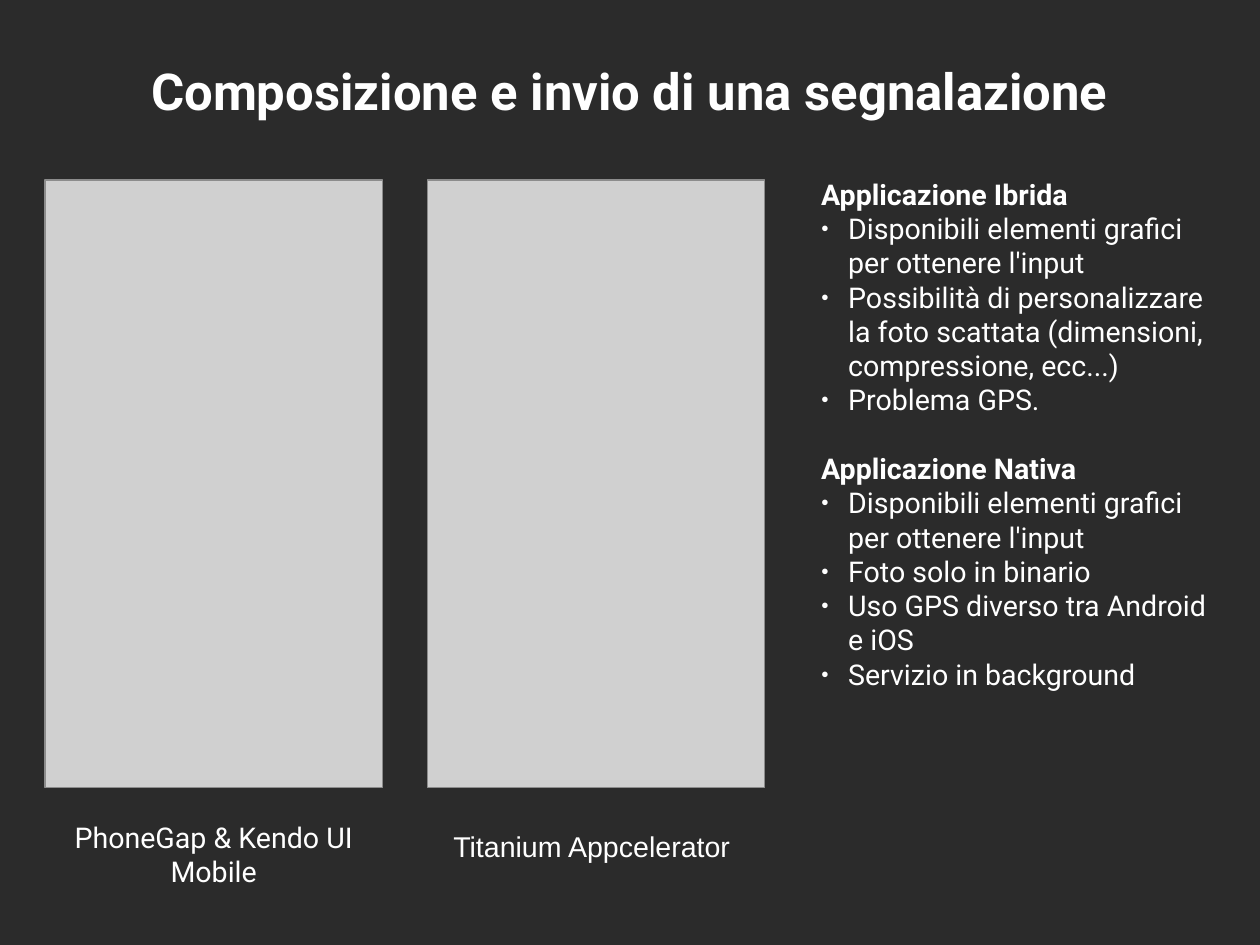
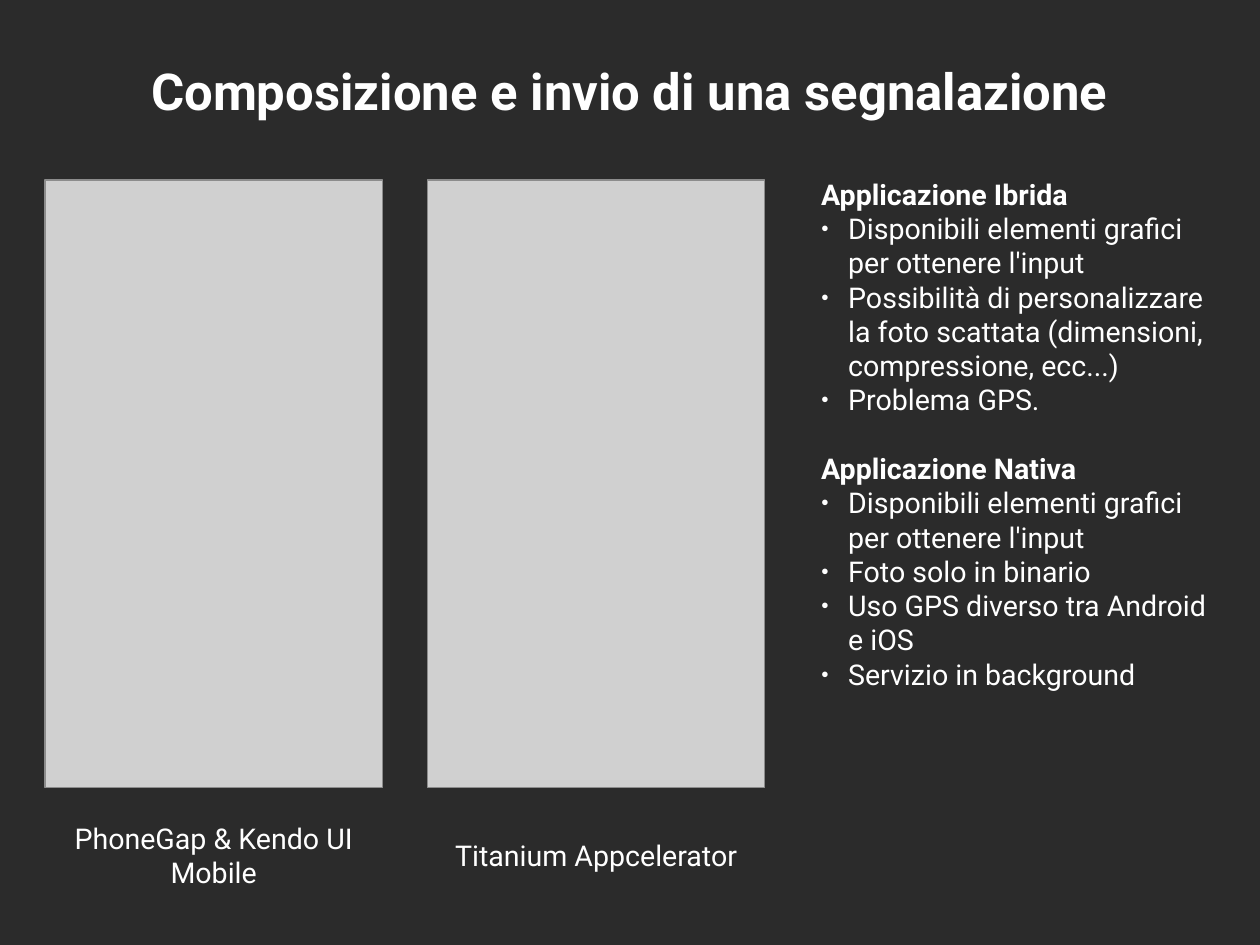
Before and after one commit to mircobe87/tesi-crossplatform, a slide deck: slide 11 of presentazione/presentazione.odp. Drawn at 1260x945 pixels with LibreOffice and Linux fonts; fonts in the diff are those of the drawing; grey boxes stand for pictures; background and template pictures are left out; a plain dark background stands for a picture behind light text. Boxes give left, top, right and bottom in pixels: in the first picture for what was removed or moved away, otherwise in the second. Text is boxed around its words. In the diff, an @@ line names an element or a change of style, - is before the commit and + after.

Commit message:
sistemati spostamenti testo tra slide

```diff
--- a/presentazione/presentazione.odp
+++ b/presentazione/presentazione.odp
@@ text "Titanium Appcelerator": place and size @@
-text "Titanium Appcelerator" at bbox=[453, 836, 730, 863]
+text "Titanium Appcelerator" at bbox=[455, 844, 737, 872]
@@ text "Titanium Appcelerator" at bbox=[455, 844, 737, 872]: font Arial to Roboto; vertical alignment top to middle @@
```
